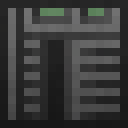
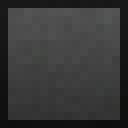
Comparing the layer stacks of the two 128px x 128px images. Changes:
showed group "disk drive" (5 layers) over [left=0, top=0, right=128, bottom=128]
hid group "computer" (14 layers) over [left=0, top=0, right=128, bottom=128]
